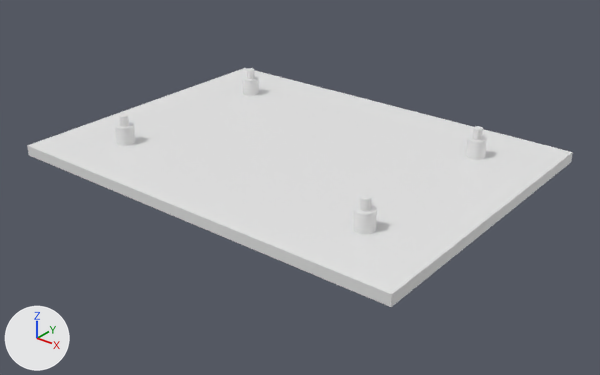
Two versions of the Blender file hardware/blender/red-ink.blend, one commit apart.
Rendered twice from a 50 mm lens placed at (8.81, -10.94, 5.58), pointed at (0.27, -0.26, -1.05). Lighting does not change. The marker at lower left points along +X, +Y and +Z.

In view in the first picture: 'base'.
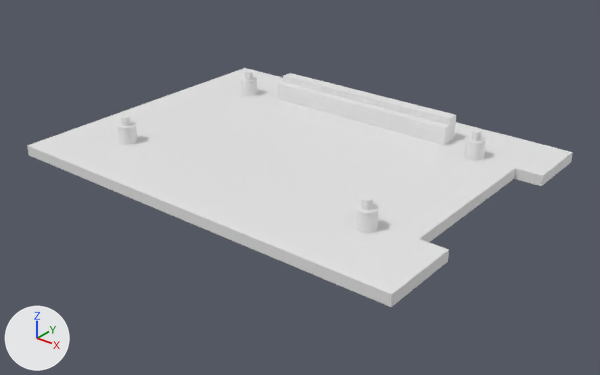
Not drawn themselves, but carrying or shaping drawn objects: ob_motherboard_bottom_left_peg, ob_motherboard_top_right_peg, ob_motherboard_top_left_peg, ob_motherboard_bottom_right_peg, ob_motherboard_bottom_right_hole, ob_motherboard_bottom_left_hole, ob_motherboard_top_right_hole_001, ob_motherboard_top_left_hole_002.

Changed parts and their boxes [x1, y1, x2, y2] in the pictures (600 x 375 px; the box of a moved part takes in the faces that stretch with it):
'base', reshaped, modifiers changed, rescaled, moved
    both: [27, 68, 573, 307]
part 1 of me_cube_002, added
    after: [27, 68, 573, 307]
part 2 of me_cylinder_005, moved or reshaped
    before: [353, 194, 377, 234]
    after: [355, 196, 379, 233]
part 3 of me_cylinder_006, moved or reshaped
    before: [115, 114, 135, 146]
    after: [117, 115, 137, 145]
part 4 of me_cylinder_007, moved or reshaped
    before: [243, 68, 259, 96]
    after: [241, 70, 257, 96]
part 5 of me_cylinder_004, moved or reshaped
    before: [466, 126, 487, 160]
    after: [465, 129, 486, 161]

Diff of the bpy script that builds the scene:
```diff
--- a/hardware/blender/red-ink.blend.py
+++ b/hardware/blender/red-ink.blend.py
@@ me_cube_002 @@
 # used by ob_base; location = (0.0, 0.0, -0.54); scale = (8.0, 6.0, 0.2)
-me_cube_002.from_pydata(...)  # 8 vertices, 6 faces; spans x -0.5..0.5, y -0.5..0.5, z -0.5..0.5
+me_cube_002.from_pydata(...)  # 24 vertices, 22 faces; spans x -4.0..4.0, y -3.0..3.0, z -0.1..0.1
+# me_cube_002 part 1: 24 vertices added at x -4.0..4.0, y -3.0..3.0, z -0.1..0.1
@@ me_cylinder_005 @@
 me_cylinder_005.from_pydata(...)  # 64 vertices, 34 faces; spans x -0.085..0.085, y -0.085..0.085, z -0.2..0.2
 # used by ob_motherboard_bottom_left_peg; location = (2.7, -1.75, -0.185); scale = (2.0, 2.0, 1.4)
+# me_cylinder_005 part 2: the whole mesh is scaled about its middle by (2, 2, 1.5)
@@ me_cylinder_004 @@
 me_cylinder_004.from_pydata(...)  # 64 vertices, 34 faces; spans x -0.085..0.085, y -0.085..0.085, z -0.2..0.2
 # used by ob_motherboard_bottom_right_peg; location = (2.7, 1.75, -0.185); scale = (2.0, 2.0, 1.4)
+# me_cylinder_004 part 5: the whole mesh is scaled about its middle by (2, 2, 1.5)
@@ me_cylinder_006 @@
 me_cylinder_006.from_pydata(...)  # 64 vertices, 34 faces; spans x -0.085..0.085, y -0.085..0.085, z -0.2..0.2
 # used by ob_motherboard_top_right_peg; location = (-2.7, -1.75, -0.185); scale = (2.0, 2.0, 1.4)
+# me_cylinder_006 part 3: the whole mesh is scaled about its middle by (2, 2, 1.5)
@@ me_cylinder_007 @@
 me_cylinder_007.from_pydata(...)  # 64 vertices, 34 faces; spans x -0.085..0.085, y -0.085..0.085, z -0.2..0.2
 # used by ob_motherboard_top_left_peg; location = (-2.7, 1.75, -0.185); scale = (2.0, 2.0, 1.4)
+# me_cylinder_007 part 4: the whole mesh is scaled about its middle by (2, 2, 1.5)
@@ ob_base @@
 ob_base.location = (0.0, 0.0, -0.54)
-ob_base.scale = (8.0, 6.0, 0.2)
 _m = ob_base.modifiers.new('Boolean', 'BOOLEAN')
+_m.object = ob_motherboard_bottom_right_peg
+_m.operation = 'UNION'
+_m = ob_base.modifiers.new('Boolean.001', 'BOOLEAN')
+_m.object = ob_motherboard_bottom_left_peg
+_m.operation = 'UNION'
+_m = ob_base.modifiers.new('Boolean.002', 'BOOLEAN')
 _m.object = ob_motherboard_top_right_peg
 _m.operation = 'UNION'
-_m = ob_base.modifiers.new('Boolean.001', 'BOOLEAN')
+_m = ob_base.modifiers.new('Boolean.003', 'BOOLEAN')
 _m.object = ob_motherboard_top_left_peg
 _m.operation = 'UNION'
-_m = ob_base.modifiers.new('Boolean.002', 'BOOLEAN')
-_m.object = ob_motherboard_bottom_left_peg
+_m = ob_base.modifiers.new('Boolean.004', 'BOOLEAN')
+_m.object = ob_side_seat
 _m.operation = 'UNION'
-_m = ob_base.modifiers.new('Boolean.003', 'BOOLEAN')
-_m.object = ob_motherboard_bottom_right_peg
-_m.operation = 'UNION'
@@ ob_motherboard_bottom_left_peg @@
 ob_motherboard_bottom_left_peg = bpy.data.objects.new('motherboard-bottom-left-peg', me_cylinder_005)
-ob_motherboard_bottom_left_peg.location = (2.7, -1.75, -0.185)
-ob_motherboard_bottom_left_peg.scale = (2.0, 2.0, 1.4)
+ob_motherboard_bottom_left_peg.location = (2.7, -1.702, -0.243)
 _m = ob_motherboard_bottom_left_peg.modifiers.new('Boolean', 'BOOLEAN')
@@ ob_motherboard_bottom_right_peg @@
 ob_motherboard_bottom_right_peg = bpy.data.objects.new('motherboard-bottom-right-peg', me_cylinder_004)
-ob_motherboard_bottom_right_peg.location = (2.7, 1.75, -0.185)
-ob_motherboard_bottom_right_peg.scale = (2.0, 2.0, 1.4)
+ob_motherboard_bottom_right_peg.location = (2.7, 1.702, -0.243)
 _m = ob_motherboard_bottom_right_peg.modifiers.new('Boolean', 'BOOLEAN')
@@ ob_motherboard_top_right_peg @@
 ob_motherboard_top_right_peg = bpy.data.objects.new('motherboard-top-right-peg', me_cylinder_006)
-ob_motherboard_top_right_peg.location = (-2.7, -1.75, -0.185)
-ob_motherboard_top_right_peg.scale = (2.0, 2.0, 1.4)
+ob_motherboard_top_right_peg.location = (-2.7, -1.702, -0.243)
 _m = ob_motherboard_top_right_peg.modifiers.new('Boolean', 'BOOLEAN')
@@ ob_motherboard_top_left_peg @@
 ob_motherboard_top_left_peg = bpy.data.objects.new('motherboard-top-left-peg', me_cylinder_007)
-ob_motherboard_top_left_peg.location = (-2.7, 1.75, -0.185)
-ob_motherboard_top_left_peg.scale = (2.0, 2.0, 1.4)
+ob_motherboard_top_left_peg.location = (-2.7, 1.702, -0.243)
 _m = ob_motherboard_top_left_peg.modifiers.new('Boolean', 'BOOLEAN')
@@ ob_motherboard_bottom_right_hole @@
 ob_motherboard_bottom_right_hole = bpy.data.objects.new('motherboard-bottom-right-hole', me_cylinder)
-ob_motherboard_bottom_right_hole.location = (2.7, 1.75, 0.0)
+ob_motherboard_bottom_right_hole.location = (2.7, 1.702, 0.1)
 ob_motherboard_bottom_right_hole.hide_set(True)  # its collection is switched off
@@ ob_motherboard_bottom_left_hole @@
 ob_motherboard_bottom_left_hole = bpy.data.objects.new('motherboard-bottom-left-hole', me_cylinder_001)
-ob_motherboard_bottom_left_hole.location = (2.7, -1.75, 0.0)
+ob_motherboard_bottom_left_hole.location = (2.7, -1.702, 0.1)
 ob_motherboard_bottom_left_hole.hide_set(True)  # its collection is switched off
@@ ob_motherboard_top_right_hole_001 @@
 ob_motherboard_top_right_hole_001 = bpy.data.objects.new('motherboard-top-right-hole.001', me_cylinder_002)
-ob_motherboard_top_right_hole_001.location = (-2.7, -1.75, 0.0)
+ob_motherboard_top_right_hole_001.location = (-2.7, -1.702, 0.1)
 ob_motherboard_top_right_hole_001.hide_set(True)  # its collection is switched off
@@ ob_motherboard_top_left_hole_002 @@
 ob_motherboard_top_left_hole_002 = bpy.data.objects.new('motherboard-top-left-hole.002', me_cylinder_003)
-ob_motherboard_top_left_hole_002.location = (-2.7, 1.75, 0.0)
+ob_motherboard_top_left_hole_002.location = (-2.7, 1.702, 0.1)
 ob_motherboard_top_left_hole_002.hide_set(True)  # its collection is switched off
@@ ob_side_seat @@
+ob_side_seat = bpy.data.objects.new('side-seat', me_cube_005)  # a box spanning x -2.0..2.0, y -0.2..0.2, z -0.25..0.25; modifiers BOOLEAN
+ob_side_seat.location = (0.0, 2.033, -0.216)
```
